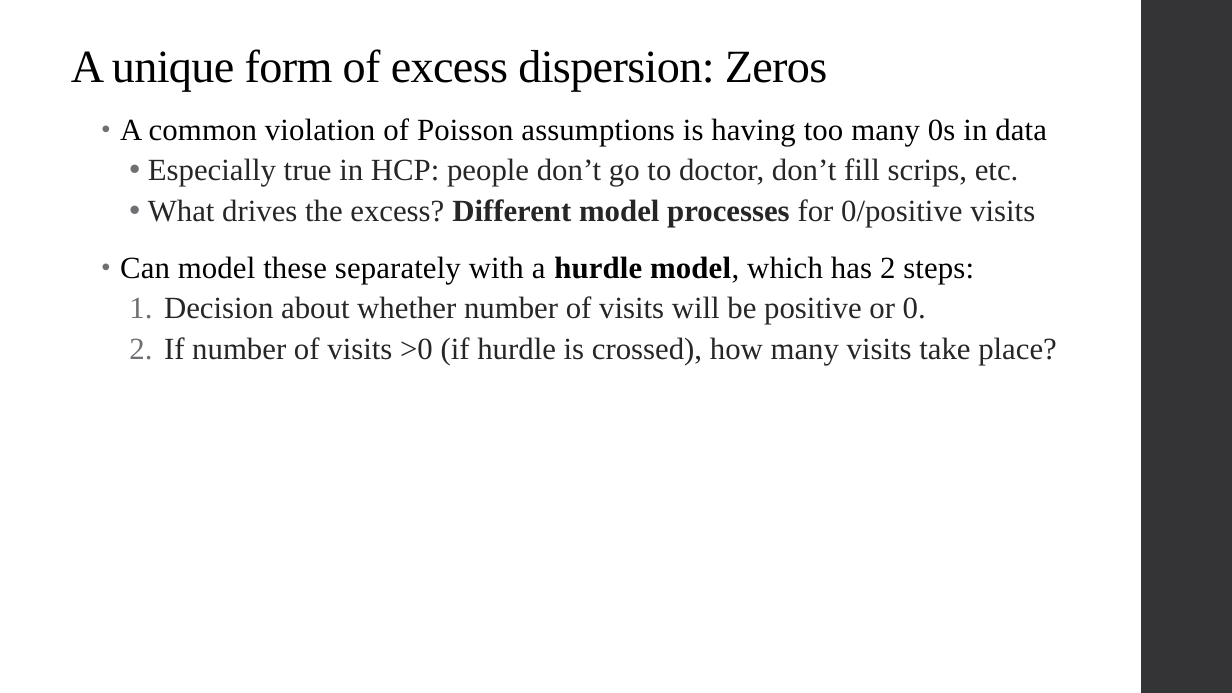
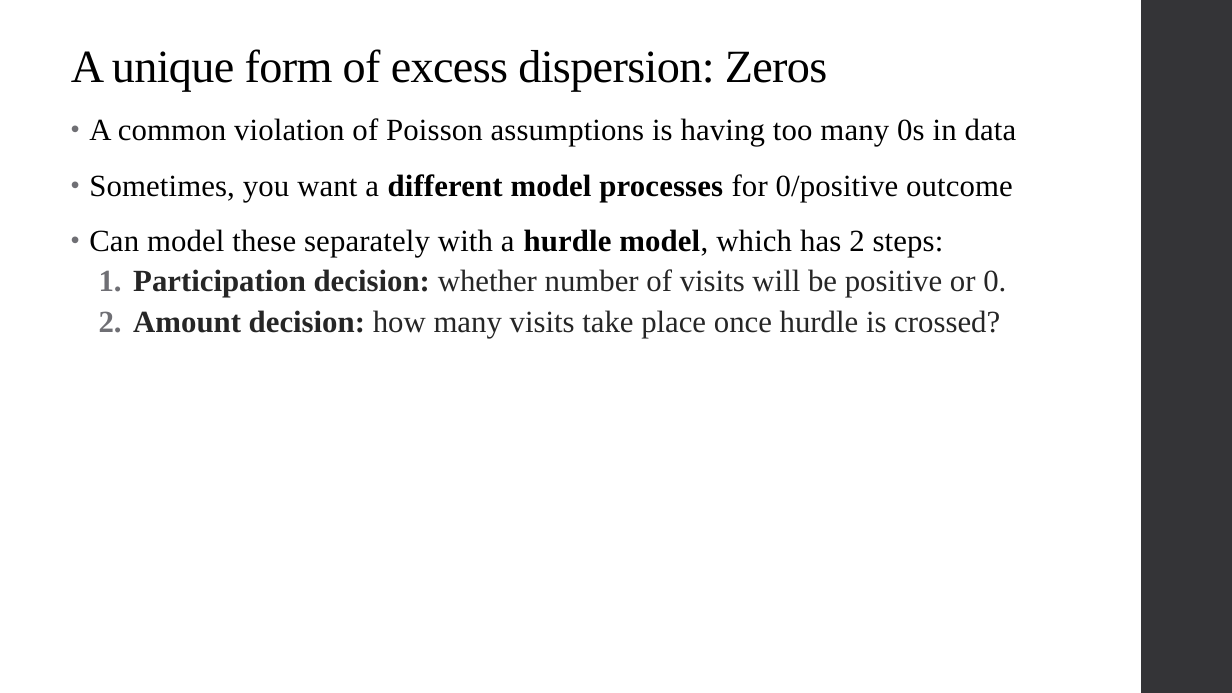
Before and after one commit to qiufei/fork-HAD5744, a slide deck: slide 28 of Lecture08_OtherNonlinearModels/Lecture8_NonlinearModels_2022F.pptx (slide 21 before the commit). Drawn at 1232x693 pixels with LibreOffice and Linux fonts; fonts in the diff are those of the drawing. Boxes give left, top, right and bottom in pixels: in the first picture for what was removed or moved away, otherwise in the second. Text is boxed around its words. In the diff, an @@ line names an element or a change of style, - is before the commit and + after.

Commit message:
Update lecture 8

```diff
--- a/Lecture08_OtherNonlinearModels/Lecture8_NonlinearModels_2022F.pptx
+++ b/Lecture08_OtherNonlinearModels/Lecture8_NonlinearModels_2022F.pptx
@@ text "A common violation of Poisson ...": place and size @@
-text "A common violation of Poisson ..." at <box>120,118,1057,365</box>
+text "A common violation of Poisson ..." at <box>89,118,1017,338</box>
@@ text at <box>89,174,1013,202</box>: text changed; text colour #262626 to #000000 @@
-  • Especially true in HCP: people don’t go to doctor, don’t fill scrips, etc.
-  • What drives the excess? Different model processes for 0/positive visits
+• Sometimes, you want a different model processes for 0/positive outcome
@@ text at <box>133,269,1006,338</box>: text changed @@
-  1. Decision about whether number of visits will be positive or 0.
-  2. If number of visits >0 (if hurdle is crossed), how many visits take place?
+  1. Participation decision: whether number of visits will be positive or 0.
+  2. Amount decision: how many visits take place once hurdle is crossed?
```
Also in this commit, not shown: 5 other slides changed, 34 slides added, 1 slide removed, 2 other files.
